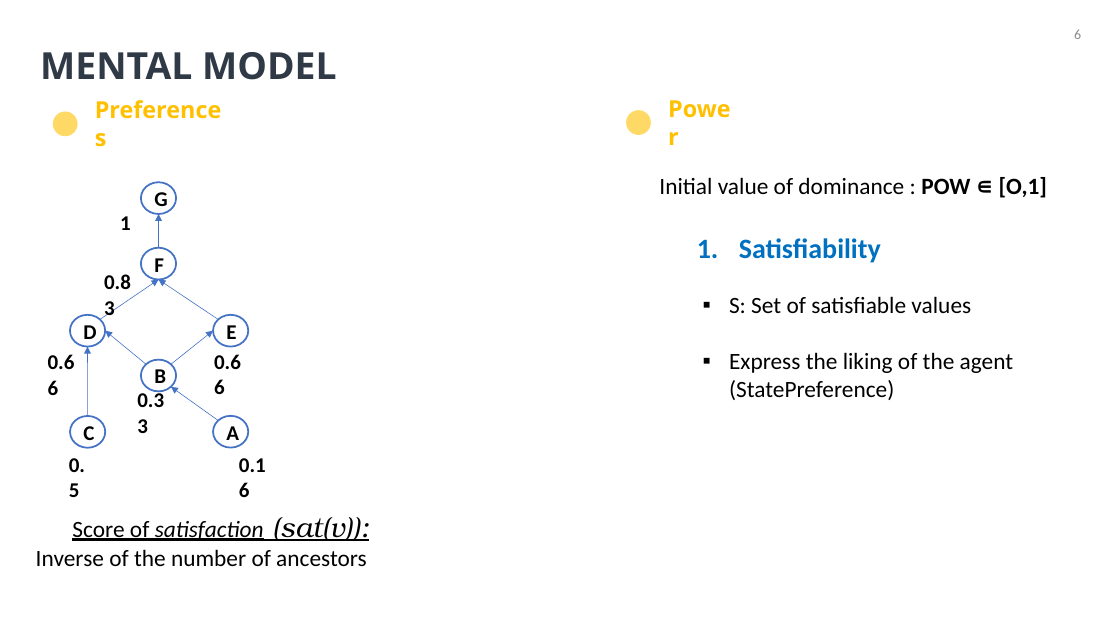
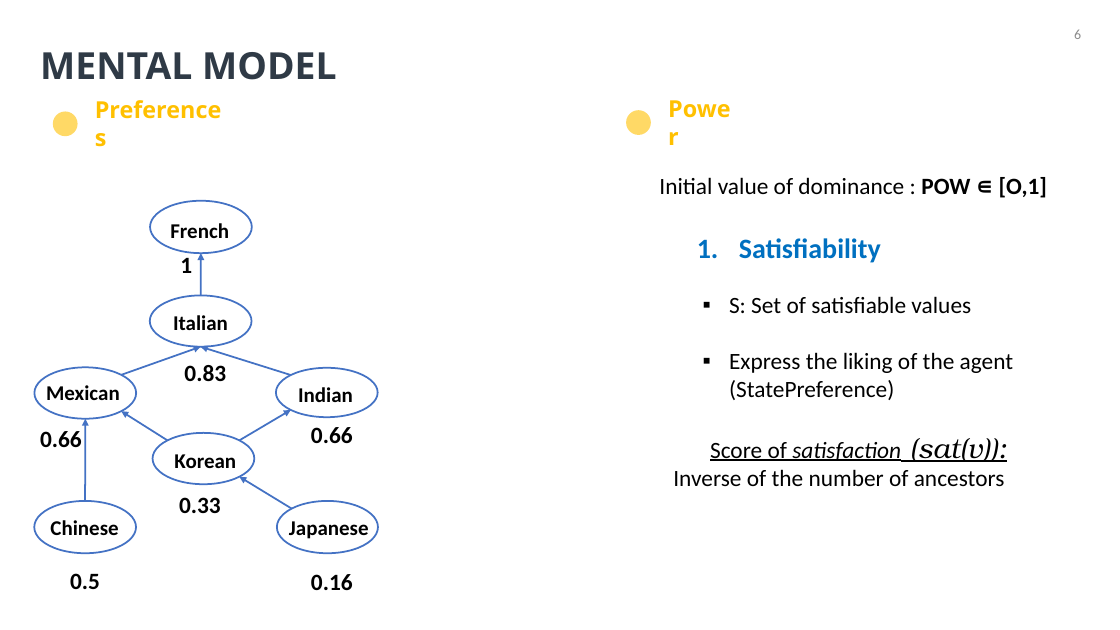
Before and after one commit to Olydia/Discolog, a slide deck: slide 6 of papers/Presentations/intellisys/intellysis.pptx. Drawn at 1120x630 pixels with LibreOffice and Linux fonts; fonts in the diff are those of the drawing. Boxes give left, top, right and bottom in pixels: in the first picture for what was removed or moved away, otherwise in the second. Text is boxed around its words. In the diff, an @@ line names an element or a change of style, - is before the commit and + after.

```diff
--- a/papers/Presentations/intellisys/intellysis.pptx
+++ b/papers/Presentations/intellisys/intellysis.pptx
@@ ellipse removed at [141,182,176,214] @@
-G
@@ ellipse removed at [141,248,176,280] @@
-F
@@ text "1": place and size @@
-text "1" at [120,216,131,230]
+text "1" at [180,258,192,273]
@@ arrow moved from (159, 248) - (159, 214) to (201, 296) - (201, 253) @@
@@ arrow (201, 296) - (201, 253): stroke #4472C4 0.5 pt to #4472C4 1.5 pt @@
@@ arrow removed from (100, 319) to (159, 280) @@
@@ arrow removed from (218, 319) to (159, 280) @@
@@ ellipse removed at [70,315,105,347] @@
-D
@@ ellipse removed at [213,315,249,347] @@
-E
@@ arrow removed from (146, 365) to (105, 331) @@
@@ arrow moved from (171, 365) - (213, 331) to (121, 375) - (201, 347) @@
@@ arrow (121, 375) - (201, 347): stroke #4472C4 0.5 pt to #4472C4 1.5 pt @@
@@ text "0.83": place and size @@
-text "0.83" at [104,274,131,289]
+text "0.83" at [184,365,226,381]
@@ ellipse removed at [141,360,176,392] @@
-B
@@ ellipse removed at [70,416,105,448] @@
-C
@@ arrow moved from (87, 416) - (87, 347) to (85, 501) - (86, 419) @@
@@ arrow (85, 501) - (86, 419): stroke #4472C4 0.5 pt to #4472C4 1.5 pt @@
@@ arrow moved from (218, 421) - (171, 386) to (167, 440) - (121, 412) @@
@@ arrow (167, 440) - (121, 412): stroke #4472C4 0.5 pt to #4472C4 1.5 pt @@
@@ ellipse removed at [213,416,249,448] @@
-A
@@ text "0.66": place and size @@
-text "0.66" at [214,354,241,369]
+text "0.66" at [311,427,353,443]
@@ text "0.66": place and size @@
-text "0.66" at [48,354,75,369]
+text "0.66" at [40,431,82,447]
@@ text "Score of satisfaction (sat(v)):": place and size @@
-text "Score of satisfaction (sat(v)):" at [36,517,369,566]
+text "Score of satisfaction (sat(v)):" at [673,438,1007,486]
@@ text "0.33": place and size @@
-text "0.33" at [137,390,164,407]
+text "0.33" at [179,497,221,513]
@@ group added at [34,201,378,553]: 7 ellipses, 7 texts, 3 arrows @@
+French
+Italian
+Indian
+Korean
+Mexican
+Japanese
+Chinese
@@ text "0.5": place and size @@
-text "0.5" at [69,458,85,497]
+text "0.5" at [70,573,100,589]
@@ size 18 to 20 pt in 7 elements at [40,431,82,447], [180,258,192,273], [70,573,100,589], [179,497,221,513], [311,427,353,443], [184,365,226,381], [311,574,353,590] @@
@@ text "0.16": place and size @@
-text "0.16" at [239,458,266,472]
+text "0.16" at [311,574,353,590]
```
Also in this commit, not shown: 9 other slides changed, 1 slide added.
